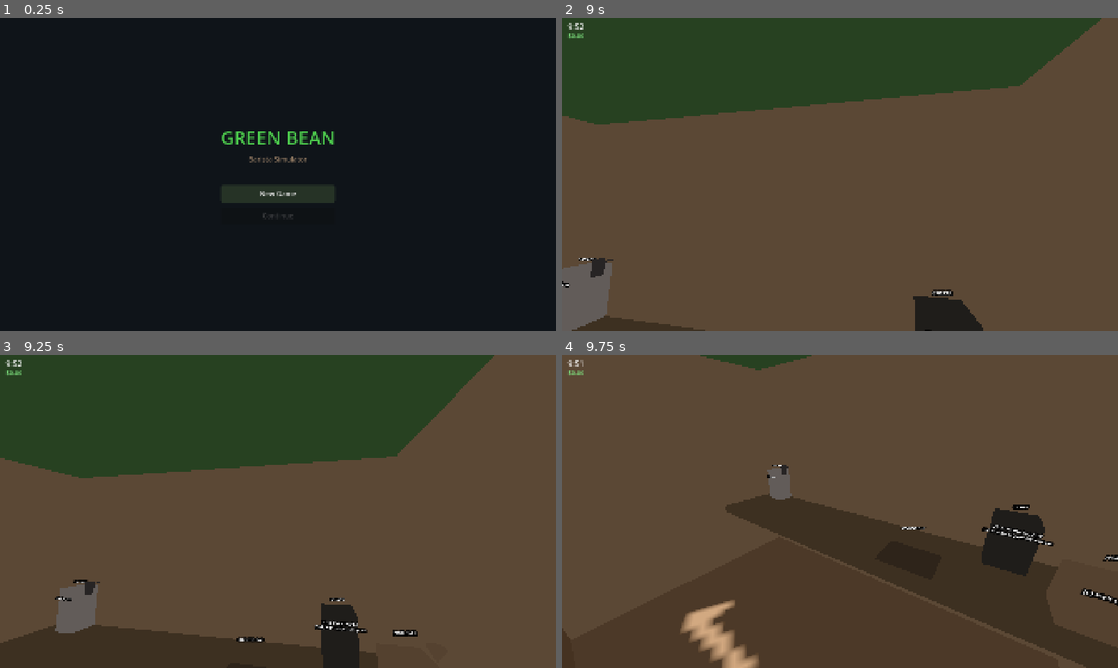
Above: before the commit, frames 1-4 (two rows, left to right).
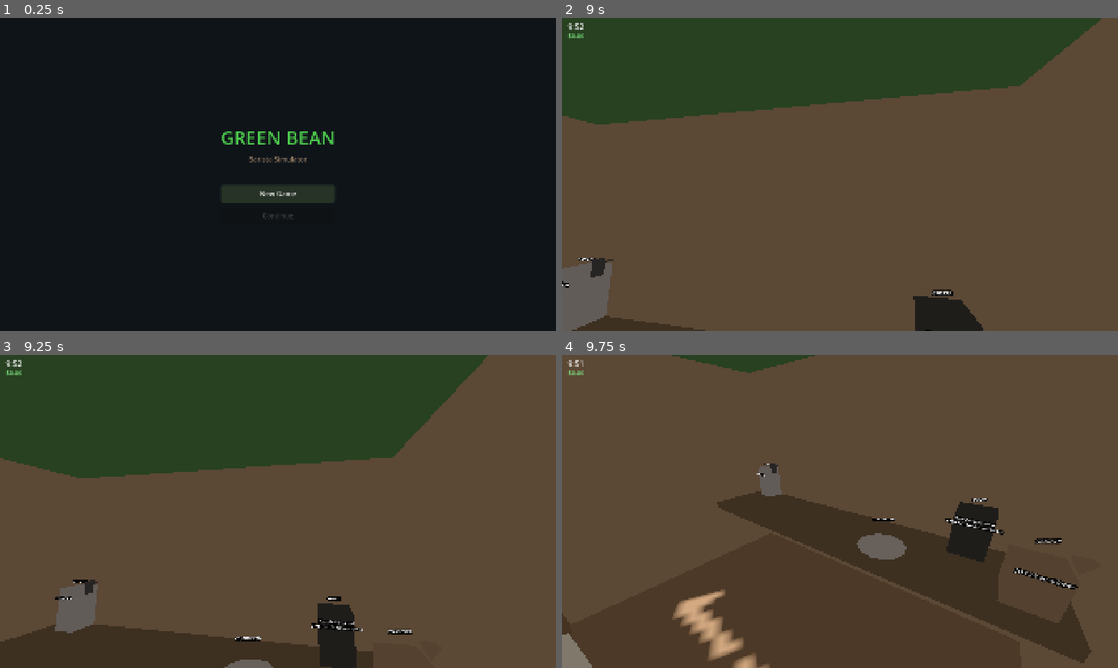
Above: after the commit, the same moments.

Repository: Fenyn/Gamestorming
Game: Godot game, scene res://scenes/ui/title_screen.tscn
The game is run twice, just before and just after one commit, with the same random seed, the same clock (stepped at 60 frames per second) and the same inputs.
Inputs (mouse positions are in pixels of both pictures, inside the frame that each line leads up to):
- Up to frame 1 (0.25 s): no input
- Up to frame 2 (9 s): click "New Game" at 0.5 s; tap Enter at 1.25, 2.85, 4.25, 5.75 s; move the mouse to (867, 174) at 1.27 s; hold E (interact) 1.28-2.03 s; hold W (move_forward) 1.28-2.78 s; click (867, 174) at 1.42 s; tap Space (jump) at 1.52, 2.27, 2.75, 3.77, 4.52, 5, 5.27, 6.5, 6.77, 7.52, 8.27 s; move the mouse to (812, 174) at 2.02 s; tap Tab at 2.1, 8.85 s; move the mouse to (895, 105) at 2.77 s; hold D (move_right) 2.78-3.53 s; move the mouse to (812, 237) at 3.52 s; hold W (move_forward) 3.53-4.28 s; tap 1 at 3.6 s; click (812, 237) at 3.67 s; move the mouse to (1006, 221) at 4.27 s; hold A (move_left) 4.28-5.78 s; tap 2 at 4.35 s; move the mouse to (673, 127) at 5.02 s; tap 3 at 5.1 s; move the mouse to (867, 174) at 5.77 s; hold S (move_back) 5.78-6.53 s; tap 4 at 5.85 s; click (867, 174) at 5.92 s; move the mouse to (756, 96) at 6.52 s; hold D (move_right) 6.53-7.28 s; tap 5 at 6.6 s; move the mouse to (962, 158) at 7.27 s; hold W (move_forward) 7.28-8.03 s; tap Backspace at 7.35 s; move the mouse to (728, 190) at 8.02 s; hold D (move_right) 8.03-8.78 s; tap E (interact) at 8.1 s; click (728, 190) at 8.17 s; move the mouse to (895, 105) at 8.77 s; hold S (move_back) from 8.78 s (still down)
- Up to frame 3 (9.25 s): keep holding S (move_back)
- Up to frame 4 (9.75 s): move the mouse to (834, 517) at 9.52 s; release S (move_back) at 9.53 s; hold A (move_left) from 9.53 s (still down); tap Enter at 9.6 s

Frames 1-2 are identical in both runs. In frame 3, 1.4% of the frame differs, in the area x 0-89%, y 0-100%; in frame 4, 7.1%, in the area x 0-100%, y 0-100%.

Commit message:
green bean updates

Diff:
--- a/green-bean/scenes/shops/espresso_stand.tscn
+++ b/green-bean/scenes/shops/espresso_stand.tscn
@@ -139,9 +139,6 @@
 [node name="HotWater" parent="." unique_id=250269657 instance=ExtResource("9_jxr28")]
 transform = Transform3D(1, 0, 0, 0, 1, 0, 0, 0, 1, -1.4028236, 1.09, -1.1003928)
 
-[node name="Register" parent="." unique_id=1770249230 instance=ExtResource("10_vg725")]
-transform = Transform3D(1, 0, 0, 0, 1, 0, 0, 0, 1, 1.3, 1.064, 1.063)
-
 [node name="HandOff" parent="." unique_id=1692004057 instance=ExtResource("11_u3j1k")]
 transform = Transform3D(1, 0, 0, 0, 1, 0, 0, 0, 1, -1, 1.05, 1.21)
 
@@ -167,3 +164,6 @@
 [node name="CaramelPrep" parent="." unique_id=50889276 instance=ExtResource("16_prep")]
 transform = Transform3D(1, 0, 0, 0, 1, 0, 0, 0, 1, -0.6288743, 0.99221563, -1.098061)
 sauce_type = 1
+
+[node name="Register" parent="." unique_id=1770249230 instance=ExtResource("10_vg725")]
+transform = Transform3D(1, 0, 0, 0, 1, 0, 0, 0, 1, 1.369857, 1.0405036, 1.1263597)
--- a/green-bean/scenes/stations/counter_pad.tscn
+++ b/green-bean/scenes/stations/counter_pad.tscn
@@ -1,19 +1,17 @@
 [gd_scene format=3 uid="uid://og0lvr77r062"]
 
 [ext_resource type="Script" uid="uid://8x5ctdydklwi" path="res://scripts/stations/counter_pad.gd" id="1"]
-
-[sub_resource type="StandardMaterial3D" id="StandardMaterial3D_001"]
-albedo_color = Color(0.35, 0.3, 0.25, 1)
+[ext_resource type="Mesh" uid="uid://byhn7qsimifjq" path="res://models/cafe_set/tray_small.obj" id="2_tray"]
 
 [sub_resource type="BoxShape3D" id="BoxShape3D_001"]
-size = Vector3(0.4, 0.02, 0.3)
+size = Vector3(0.4, 0.04, 0.4)
 
 [node name="CounterPad" type="StaticBody3D" unique_id=1893169287]
 script = ExtResource("1")
 
-[node name="Mesh" type="CSGBox3D" parent="." unique_id=2048150645]
-size = Vector3(0.4, 0.02, 0.3)
-material = SubResource("StandardMaterial3D_001")
+[node name="Mesh" type="MeshInstance3D" parent="."]
+transform = Transform3D(1.12, 0, 0, 0, 1.12, 0, 0, 0, 1.12, -0.53, 0.0, -0.642)
+mesh = ExtResource("2_tray")
 
 [node name="Collision" type="CollisionShape3D" parent="." unique_id=2925598]
 shape = SubResource("BoxShape3D_001")
--- a/green-bean/scenes/stations/register.tscn
+++ b/green-bean/scenes/stations/register.tscn
@@ -1,9 +1,12 @@
 [gd_scene format=3 uid="uid://dae8p6asdkrbh"]
 
 [ext_resource type="Script" uid="uid://rpttaekx5odk" path="res://scripts/stations/register.gd" id="1"]
+[ext_resource type="ArrayMesh" uid="uid://dig0j0pp4f7xs" path="res://models/cafe_set/cash_register_base.obj" id="2_base"]
+[ext_resource type="ArrayMesh" uid="uid://dctc15ftxupca" path="res://models/cafe_set/cash_register_acc.obj" id="3_acc"]
+[ext_resource type="ArrayMesh" uid="uid://b17ha8r4vndti" path="res://models/cafe_set/cash_register_screen.obj" id="4_screen"]
 
-[sub_resource type="StandardMaterial3D" id="StandardMaterial3D_001"]
-albedo_color = Color(0.3, 0.3, 0.35, 1)
+[sub_resource type="QuadMesh" id="QuadMesh_001"]
+size = Vector2(0.4, 0.3)
 
 [sub_resource type="BoxShape3D" id="BoxShape3D_001"]
 size = Vector3(0.35, 0.3, 0.25)
@@ -11,9 +14,24 @@
 [node name="Register" type="StaticBody3D" unique_id=1770249230]
 script = ExtResource("1")
 
-[node name="Mesh" type="CSGBox3D" parent="." unique_id=2132586239]
-size = Vector3(0.35, 0.3, 0.25)
-material = SubResource("StandardMaterial3D_001")
+[node name="ModelPivot" type="Node3D" parent="." unique_id=218473161]
+transform = Transform3D(-1, 0, 0, 0, 1, 0, 0, 0, -1, 0, 0, 0)
+
+[node name="Base" type="MeshInstance3D" parent="ModelPivot" unique_id=1830877396]
+transform = Transform3D(1.396, 0, 0, 0, 1.396, 0, 0, 0, 1.396, 4.24, -1.414, -1.381)
+mesh = ExtResource("2_base")
+
+[node name="Accessories" type="MeshInstance3D" parent="ModelPivot" unique_id=1646794048]
+transform = Transform3D(1.396, 0, 0, 0, 1.396, 0, 0, 0, 1.396, 4.24, -1.414, -1.381)
+mesh = ExtResource("3_acc")
+
+[node name="ScreenModel" type="MeshInstance3D" parent="ModelPivot" unique_id=1571967096]
+transform = Transform3D(1.396, 0, 0, 0, 1.396, 0, 0, 0, 1.396, 4.24, -1.414, -1.381)
+mesh = ExtResource("4_screen")
+
+[node name="ScreenQuad" type="MeshInstance3D" parent="." unique_id=1859124591]
+transform = Transform3D(-1, 0, 0, 0, 1.1657912, 0.2731502, 0, 0.31235814, -1.0194582, 0, 0.36417472, 0.003215706)
+mesh = SubResource("QuadMesh_001")
 
 [node name="Collision" type="CollisionShape3D" parent="." unique_id=618147039]
 shape = SubResource("BoxShape3D_001")
--- a/green-bean/scripts/stations/register.gd
+++ b/green-bean/scripts/stations/register.gd
@@ -89,13 +89,15 @@
 	add_child(_viewport)
 
 func _build_screen_mesh() -> void:
-	_screen_mesh = MeshInstance3D.new()
-	var quad := QuadMesh.new()
-	quad.size = SCREEN_SIZE
-	_screen_mesh.mesh = quad
-	_screen_mesh.position = Vector3(0, 0.18, -0.13)
-	_screen_mesh.rotation_degrees = Vector3(-15, 180, 0)
-	add_child(_screen_mesh)
+	_screen_mesh = $ScreenQuad as MeshInstance3D
+	if not _screen_mesh:
+		_screen_mesh = MeshInstance3D.new()
+		var quad := QuadMesh.new()
+		quad.size = SCREEN_SIZE
+		_screen_mesh.mesh = quad
+		_screen_mesh.position = Vector3(0, 0.36, -0.01)
+		_screen_mesh.rotation_degrees = Vector3(-15, 180, 0)
+		add_child(_screen_mesh)
 
 # ──────────────────────────────────────────────
 # DAY-MODE POS UI
Not shown, changed: .gitignore
